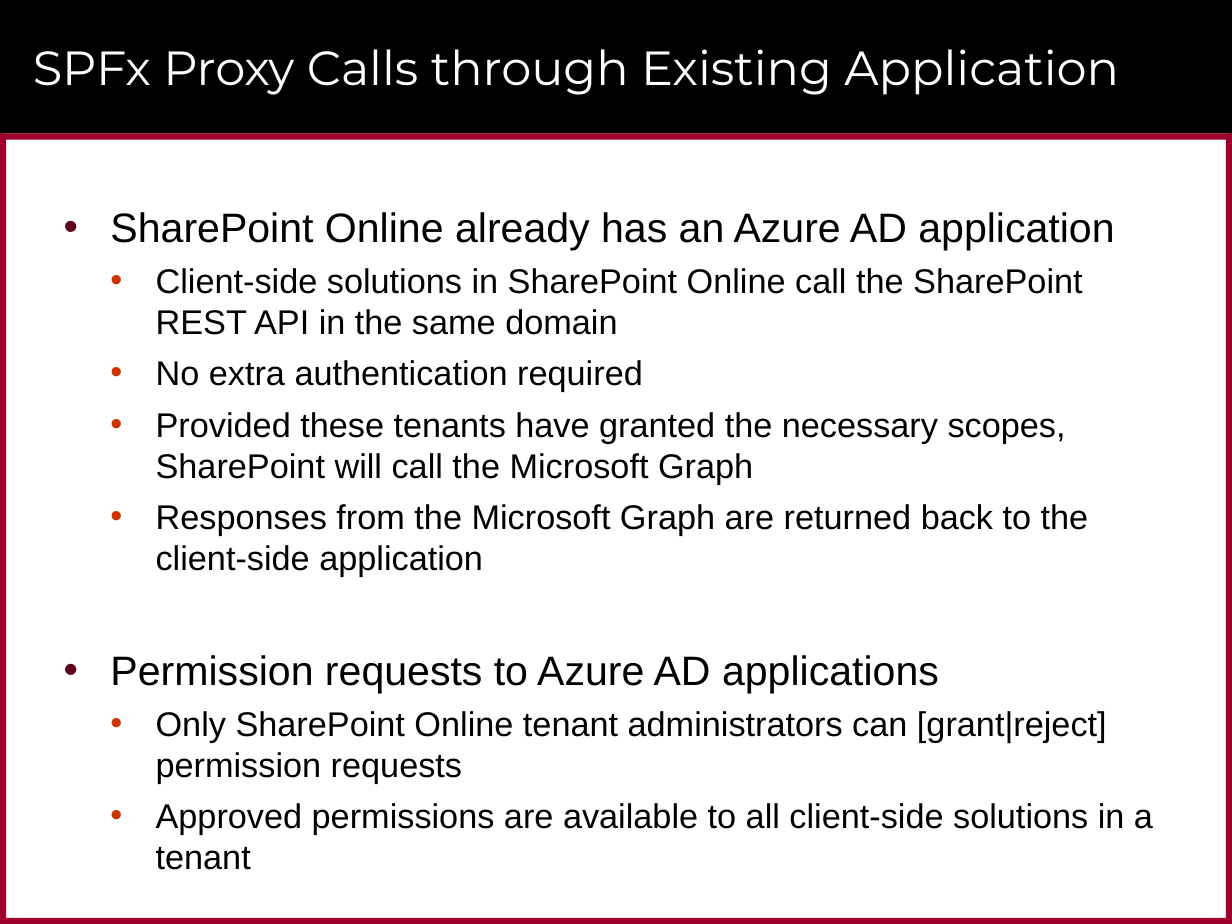
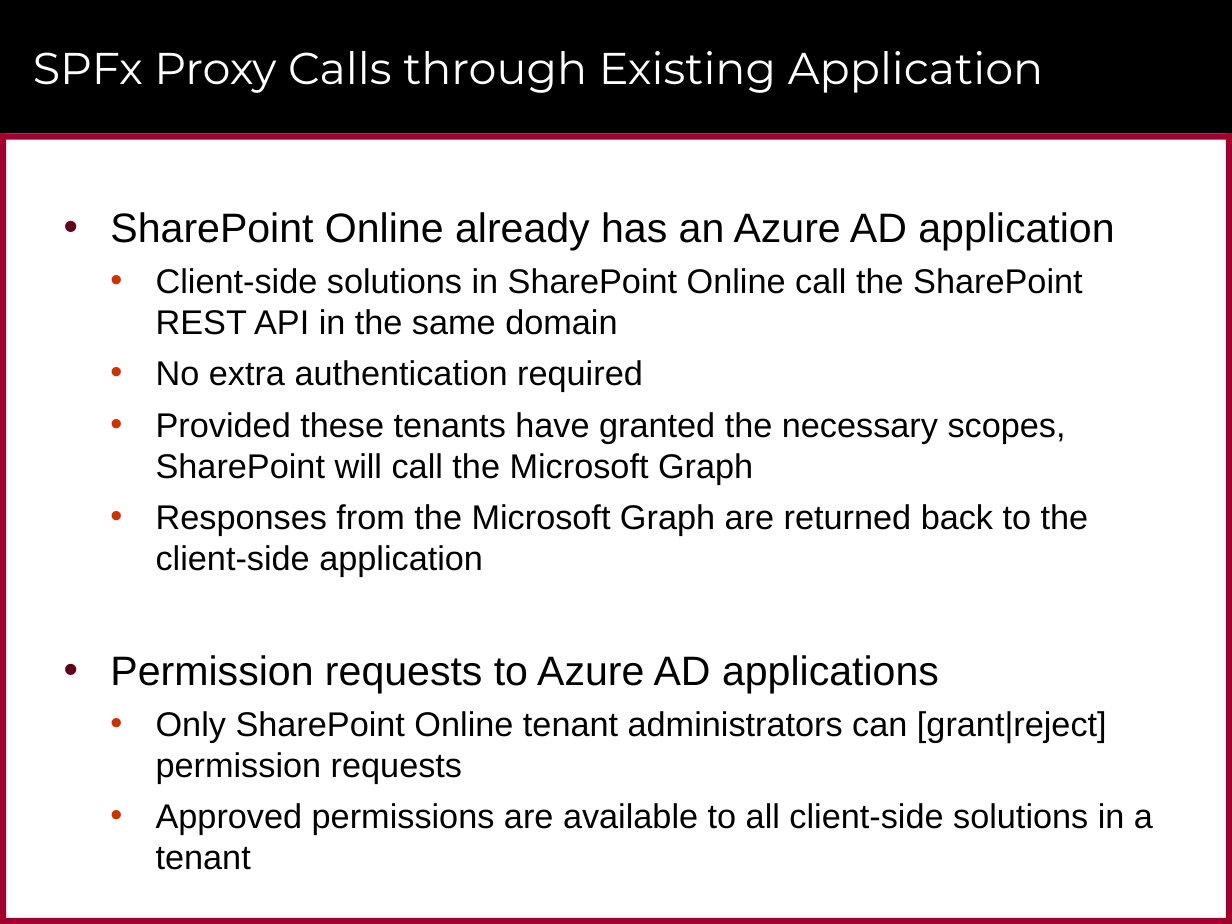
Before and after one commit to CriticalPathTraining/MSD365_Courseware, a slide deck: slide 29 of 08 MicrosoftGraph.pptx (slide 32 before the commit). Drawn at 1232x924 pixels with LibreOffice and Linux fonts; fonts in the diff are those of the drawing; background and template pictures are left out. Boxes give left, top, right and bottom in pixels: in the first picture for what was removed or moved away, otherwise in the second. Text is boxed around its words. In the diff, an @@ line names an element or a change of style, - is before the commit and + after.

```diff
--- a/08 MicrosoftGraph.pptx
+++ b/08 MicrosoftGraph.pptx
@@ title "SPFx Proxy Calls through Existing ..." at (33, 51, 1043, 93): size 28 to 26 pt @@
```
Also in this commit, not shown: 1 other slide changed, 6 slides removed, 10 other files.
